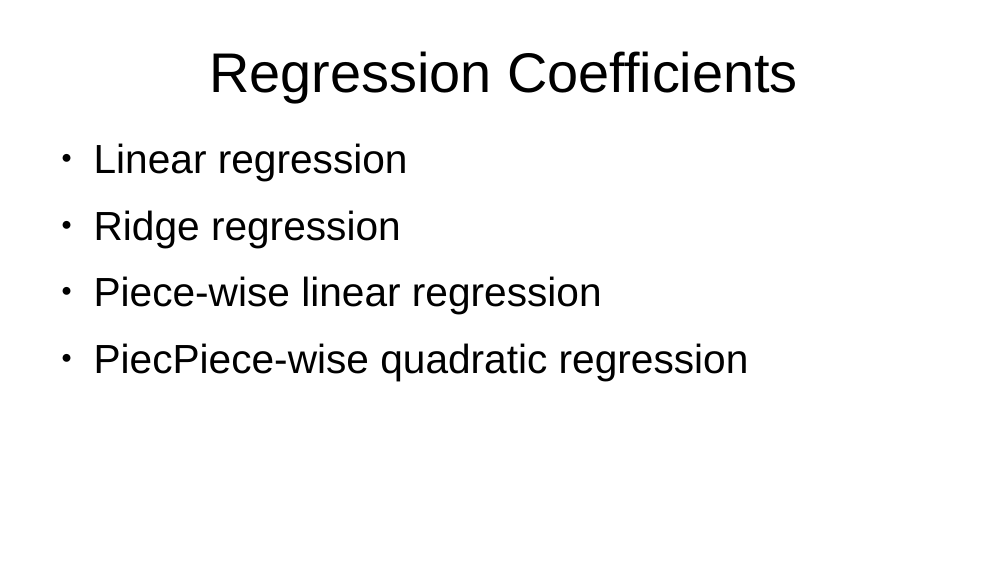
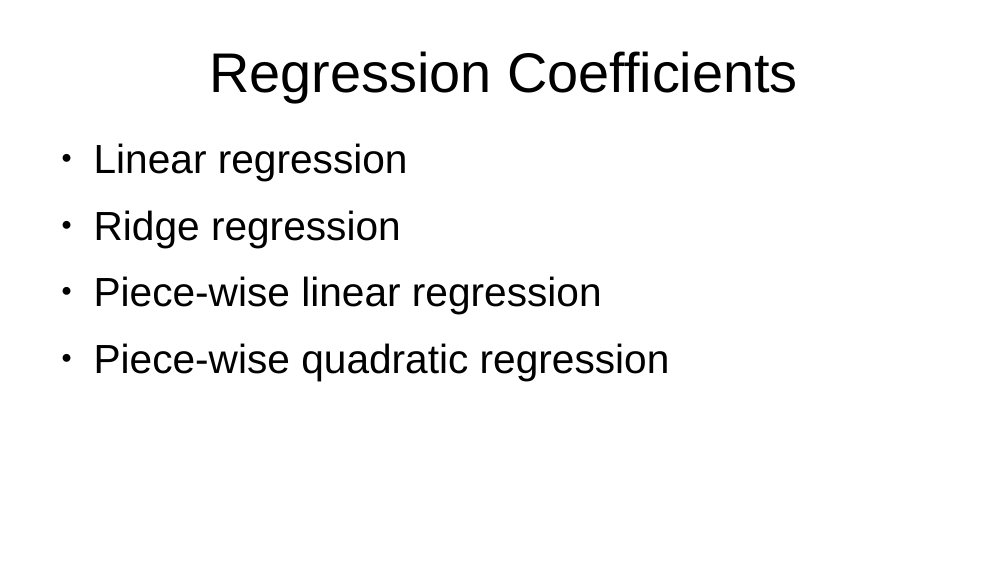
Before and after one commit to emoen/CausalityDiscoveryCrunchDAO, a slide deck: slide 28 of presentation/HIBRAIN_March_25.odp. Drawn at 1008x567 pixels with LibreOffice and Linux fonts; fonts in the diff are those of the drawing. Boxes give left, top, right and bottom in pixels: in the first picture for what was removed or moved away, otherwise in the second. Text is boxed around its words. In the diff, an @@ line names an element or a change of style, - is before the commit and + after.

```diff
--- a/presentation/HIBRAIN_March_25.odp
+++ b/presentation/HIBRAIN_March_25.odp
@@ text at <box>94,343,670,381</box>: text changed @@
-● PiecPiece-wise quadratic regression
+● Piece-wise quadratic regression
```
Also in this commit, not shown: 7 other slides changed.
